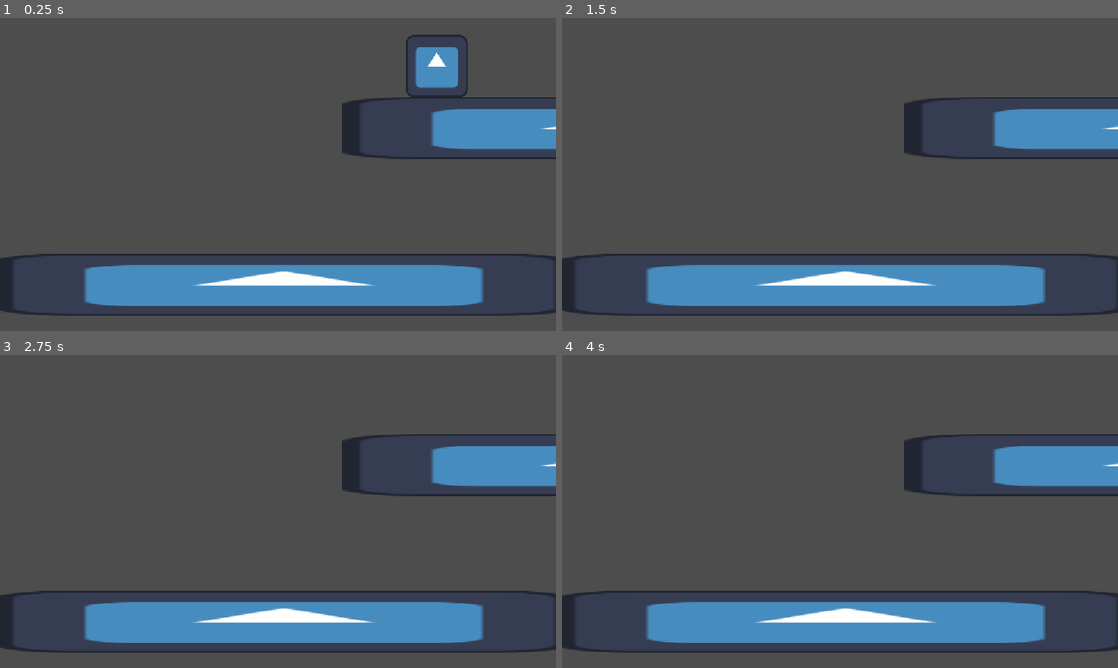
Above: before the commit, frames 1-4 (two rows, left to right).
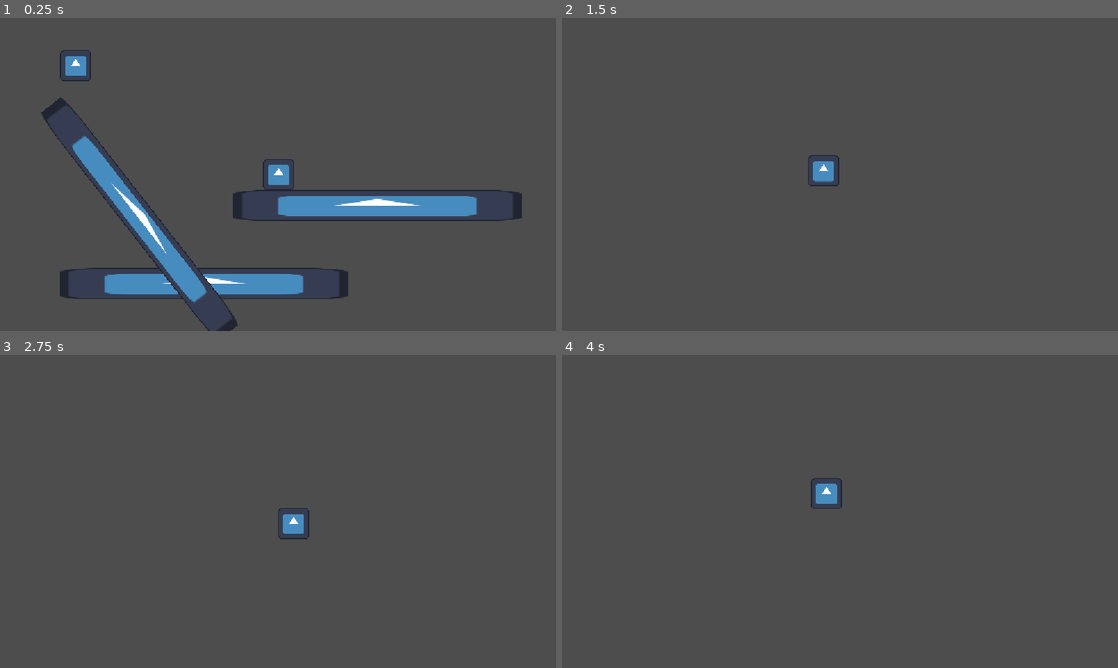
Above: after the commit, the same moments.

Repository: lmg-abe/runny-nose
Game: Godot game, scene res://main.tscn
Same seed, same stepped clock (60 frames per second), same inputs: the game is played once before the commit and once after it. The engine's default icon, where the game draws it, is replaced by a stand-in: a white triangle on a blue panel in a dark square.
Inputs:
- Up to frame 1 (0.25 s): no input
- Up to frame 2 (1.5 s): hold D (move_right) 0.53-1.28 s; tap Space (jump) at 0.6, 0.77, 1.07 s; hold A (move_left) from 1.28 s (still down); tap Shift (dash) at 1.35 s
- Up to frame 3 (2.75 s): tap Space (jump) at 1.52, 1.55, 1.82, 2.1 s; release A (move_left) at 2.03 s; hold D (move_right) from 2.03 s (still down)
- Up to frame 4 (4 s): tap Shift (dash) at 2.85 s; tap Space (jump) at 3.02, 3.05, 3.32, 3.6, 3.77 s; release D (move_right) at 3.53 s; hold A (move_left) from 3.53 s (still down)

The runs differ from the first frame. In frame 1, 21% of the frame differs, in the area x 0-100%, y 5-100%; in frame 2, 16%; in frame 3, 16%; in frame 4, 16%.

Commit message:
jumping & camera movement

Diff:
--- /dev/null
+++ b/cameraFollow.gd
@@ -0,0 +1,17 @@
+extends Camera2D
+
+var playerPos : Vector2
+var myPos : Vector2
+@export var smoothing : float = 4.0
+
+# Called when the node enters the scene tree for the first time.
+func _ready() -> void:
+	pass # Replace with function body.
+
+
+# Called every frame. 'delta' is the elapsed time since the previous frame.
+func _process(delta: float) -> void:
+	myPos = get_position()
+	playerPos = get_parent().get_node("Runny").position
+
+	set_position(myPos+(Vector2(playerPos.x-myPos.x,playerPos.y-myPos.y))/smoothing)
--- a/main.tscn
+++ b/main.tscn
@@ -3,6 +3,11 @@
 [ext_resource type="PackedScene" uid="uid://2tqto0h1b7if" path="res://floor.tscn" id="1_h2yge"]
 [ext_resource type="PackedScene" uid="uid://cb0enpjyg35ns" path="res://runny.tscn" id="2_1bvp3"]
 [ext_resource type="Script" uid="uid://bwdlr4xoffopo" path="res://player_movement.gd" id="3_lquwl"]
+[ext_resource type="Script" uid="uid://5it2uxyvfgis" path="res://cameraFollow.gd" id="4_1bvp3"]
+[ext_resource type="Texture2D" uid="uid://b32c5euv7m8ns" path="res://icon.svg" id="5_lquwl"]
+
+[sub_resource type="RectangleShape2D" id="RectangleShape2D_frgu1"]
+size = Vector2(128, 128)
 
 [node name="main" type="Node2D" unique_id=118560218]
 
@@ -14,6 +19,29 @@
 position = Vector2(1306.9999, 228)
 scale = Vector2(9.345, 1)
 
+[node name="Floor3" parent="." unique_id=1950045718 instance=ExtResource("1_h2yge")]
+position = Vector2(321.99997, 283)
+rotation = 0.90782464
+scale = Vector2(9.345, 1)
+
 [node name="Runny" parent="." unique_id=1298635211 instance=ExtResource("2_1bvp3")]
-position = Vector2(905, 59)
+position = Vector2(898, 66)
+floor_max_angle = 1.4067354
 script = ExtResource("3_lquwl")
+playerSpeed = 150
+friction = 0.9
+
+[node name="Camera2D" type="Camera2D" parent="." unique_id=758760835]
+position = Vector2(684, 113)
+zoom = Vector2(0.5, 0.5)
+script = ExtResource("4_1bvp3")
+
+[node name="RigidBody2D" type="RigidBody2D" parent="." unique_id=1073654291]
+position = Vector2(57, -408)
+gravity_scale = 2.0
+
+[node name="Icon" type="Sprite2D" parent="RigidBody2D" unique_id=133866622]
+texture = ExtResource("5_lquwl")
+
+[node name="CollisionShape2D" type="CollisionShape2D" parent="RigidBody2D" unique_id=722882572]
+shape = SubResource("RectangleShape2D_frgu1")
--- a/player_movement.gd
+++ b/player_movement.gd
@@ -4,6 +4,7 @@
 @export var friction : float = 0.8
 @export var dashSpeed : int = 2000
 @export var gravity : int = 100
+@export var jumpSpeed : int = 2500
 var grounded : bool = false
 
 func _physics_process(delta: float) -> void:
@@ -11,5 +12,7 @@
 	velocity.x *= friction
 	if Input.is_action_just_pressed("dash"):
 		velocity.x+=Input.get_axis("move_left","move_right")*dashSpeed
+	if Input.is_action_just_pressed("jump"):
+		velocity.y=-jumpSpeed
 	velocity.y += gravity
 	move_and_slide()
Not shown, added: cameraFollow.gd.uid
